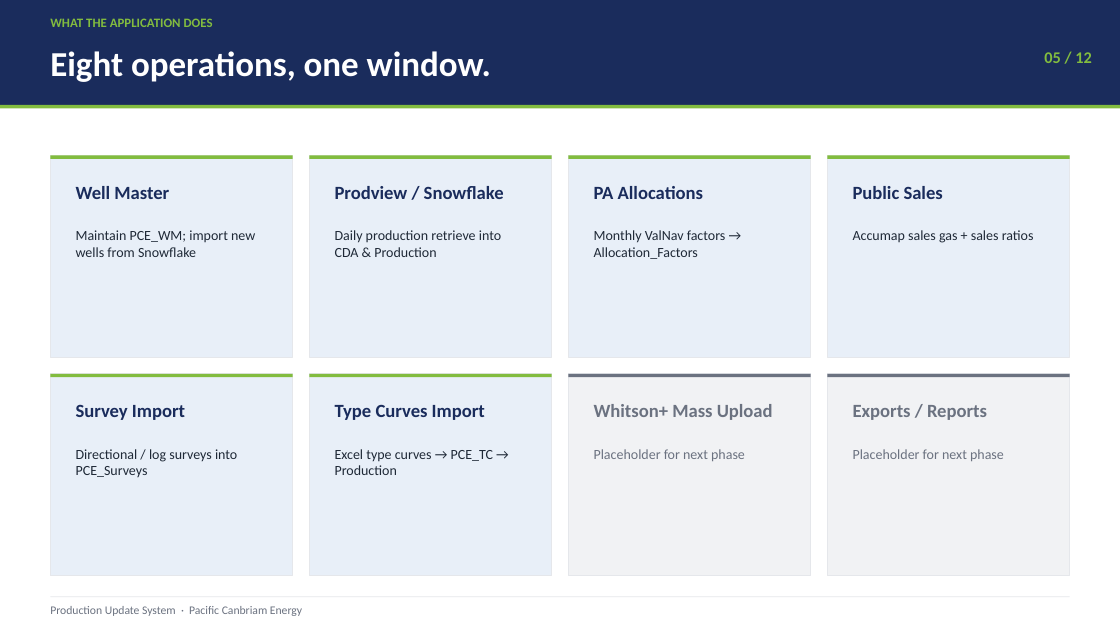
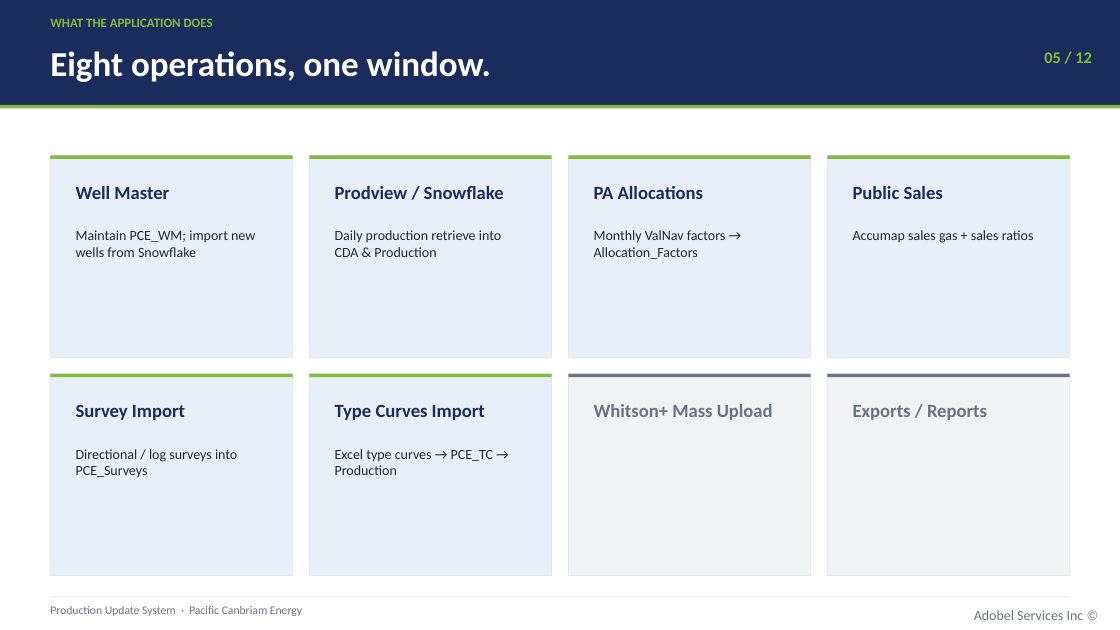
Before and after one commit to IfeanyiAyadiuno/ETL_Load, a slide deck: slide 5 of docs/Production_Update_Presentation.pptx. Drawn at 1120x630 pixels with LibreOffice and Linux fonts; fonts in the diff are those of the drawing. Boxes give left, top, right and bottom in pixels: in the first picture for what was removed or moved away, otherwise in the second. Text is boxed around its words. In the diff, an @@ line names an element or a change of style, - is before the commit and + after.

```diff
--- a/docs/Production_Update_Presentation.pptx
+++ b/docs/Production_Update_Presentation.pptx
@@ text removed at [594, 449, 745, 461] @@
-Placeholder for next phase
@@ text removed at [853, 449, 1004, 461] @@
-Placeholder for next phase
@@ text added at [974, 610, 1084, 620], 12 pt, text #6B7280 @@
+Adobel Services Inc ©
```
Also in this commit, not shown: 10 other slides changed, 1 slide added, 1 slide removed, 3 other files.
